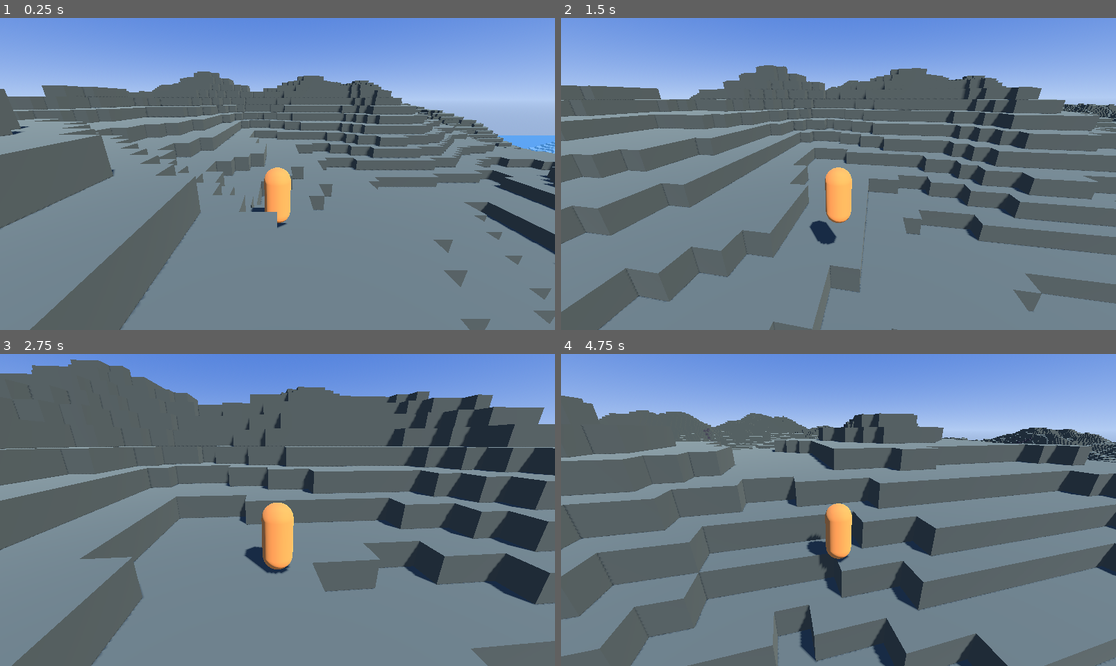
Above: before the commit, frames 1-4 (two rows, left to right).
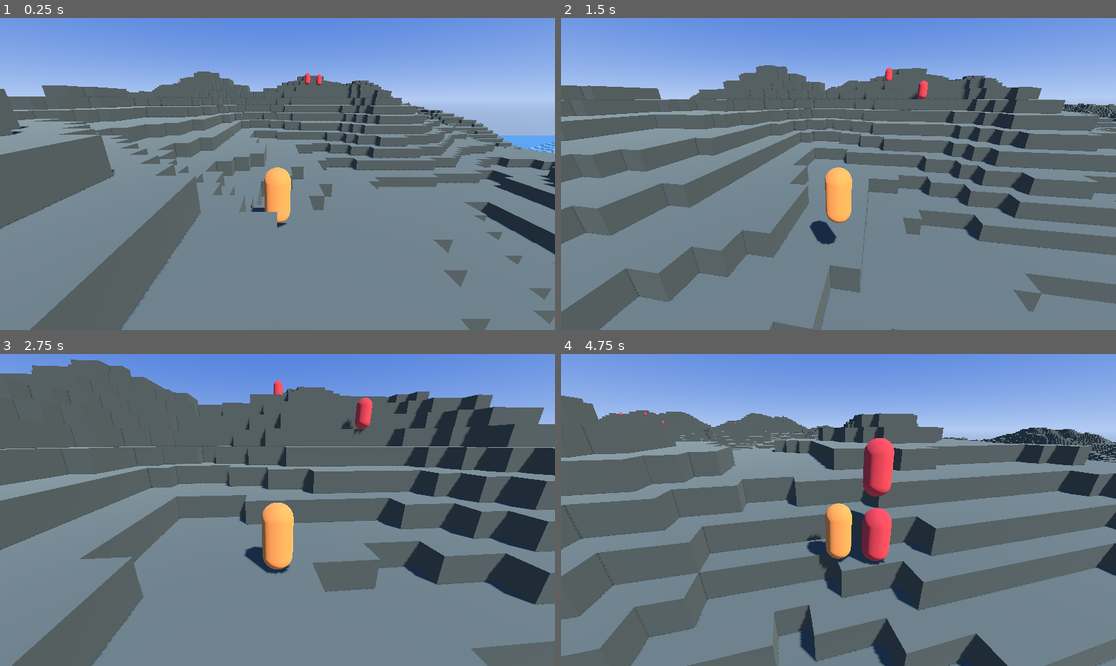
Above: after the commit, the same moments.

Repository: M4jor-Tom/pixlnd.game
Game: Godot game, scene res://game/main.tscn
The game is run twice, just before and just after one commit, with the same random seed, the same clock (stepped at 60 frames per second) and the same inputs.
Inputs (mouse positions are in pixels of both pictures, inside the frame that each line leads up to):
- Up to frame 1 (0.25 s): no input
- Up to frame 2 (1.5 s): move the mouse to (866, 174) at 0.52 s; hold Shift (sprint) 0.53-1.28 s; hold W (move_forward) from 0.53 s (still down); click (866, 174) at 0.6 s; tap Space (jump) at 0.77, 1.07 s; move the mouse to (810, 174) at 1.27 s; tap Shift (sprint) at 1.35 s
- Up to frame 3 (2.75 s): keep holding W (move_forward); tap Space (jump) at 1.52, 1.82 s; tap Mouse wheel up (zoom_in) at 1.55 s; move the mouse to (288, 503) at 2.02 s; hold Mouse wheel up (zoom_in) from 2.03 s (still down); tap Mouse wheel down (zoom_out) at 2.3 s
- Up to frame 4 (4.75 s): move the mouse to (832, 516) at 2.77 s; release Mouse wheel up (zoom_in) at 2.78 s; tap Mouse wheel down (zoom_out) at 2.85 s; click (832, 516) at 2.92 s; tap Space (jump) at 3.02, 3.05, 3.32, 4.52 s; move the mouse to (877, 513) at 3.52 s; hold Space (jump) 3.53-4.28 s; click (877, 513) at 3.8 s; tap Escape (menu) at 4.15 s; move the mouse to (672, 463) at 4.27 s; release W (move_forward) at 4.28 s; hold A (move_left) from 4.28 s (still down); click (672, 463) at 4.35 s; tap Shift (sprint) at 4.55 s

The runs differ from the first frame. In frame 1, less than 0.1% of the frame differs, in the area x 32-74%, y 17-28%; in frame 2, 0.2%; in frame 3, 0.4%; in frame 4, 1.9%, in the area x 10-61%, y 18-68%.

Commit message:
Creature slice: D14 spawns + entity base, creature FSM, per-zone spawner; todo_implement.md
Ontology: design.spawns, enemy-hp formula + power-base, c-roster-ids validator
(wetlands roster listed a family name), land danger tier rolled per land (F4),
hostility notes stripped to the base letter, D14 in §7 and todo_decide.md.
Engine: entities/entity.gd (ontology entity base: hp, level, hostility, shared
step-up; player now extends it), creature.{tscn,gd} idle/wander/chase/return FSM,
world/spawner.gd deterministic per-zone gen-spawns from landscape rosters,
test_creatures.gd headless. docs/ROADMAP/todo_implement.md lists what every
slice postponed.

Co-Authored-By: Claude Fable 5.1 <noreply@anthropic.com>
Claude-Session: https://claude.ai/code/session_016mARefoJyCsNCQbEAkHUSf

Diff:
--- /dev/null
+++ b/game/entities/creature.gd
@@ -0,0 +1,74 @@
+## creature (§3.2) + ai-behavior: a spawned species instance with a 4-state FSM
+## idle → wander → chase (hostile, target inside aggro range) → return (past the leash).
+## `cfg` = design.spawns.ai, injected by the spawner. ponytail: no attacks, aggro table or A* yet
+## (§3.3 combat); capsule placeholder sized by design.spawns.size-by-category until models exist.
+extends "res://game/entities/entity.gd"
+
+enum State { IDLE, WANDER, CHASE, RETURN }
+
+var species: StringName
+var cfg: Dictionary = {}
+var target: Node3D                       # what hostiles chase (the player)
+var home := Vector3.ZERO
+var state := State.IDLE
+var gravity := 32.0
+var _goal := Vector3.ZERO
+var _wait := 0.0
+var _rng := RandomNumberGenerator.new()
+
+func setup(p_species: StringName, p_level: int, p_max_hp: float, p_hostility: StringName, ai: Dictionary, size: float, color: Color, seed: int) -> void:
+	species = p_species; level = p_level; max_hp = p_max_hp; hp = p_max_hp; hostility = p_hostility
+	cfg = ai; _rng.seed = seed
+	$Collision.shape.radius = size * 0.25; $Collision.shape.height = size; $Collision.position.y = size / 2.0
+	$Body.mesh.radius = size * 0.25; $Body.mesh.height = size; $Body.position.y = size / 2.0
+	$Body.material_override = StandardMaterial3D.new(); $Body.material_override.albedo_color = color
+	floor_snap_length = 1.2
+
+func _physics_process(dt: float) -> void:
+	if cfg.is_empty():
+		return
+	velocity.y -= gravity * dt
+	var next := _tick(dt)
+	if next != state:
+		state = next
+		_wait = _rng.randf_range(float(cfg["wander-pause-s"][0]), float(cfg["wander-pause-s"][1]))
+	move_and_slide()
+
+## Returns the state for the next frame; movement intent is applied to velocity.x/z here.
+func _tick(dt: float) -> State:
+	var can_chase := hostility == &"H" and target != null and is_instance_valid(target)
+	var to_target: float = global_position.distance_to(target.global_position) if can_chase else INF
+	match state:
+		State.IDLE:
+			_move(Vector3.ZERO, 0.0)
+			if can_chase and to_target < float(cfg["aggro-range"]):
+				return State.CHASE
+			_wait -= dt
+			if _wait <= 0.0:
+				var r := float(cfg["wander-radius"])
+				_goal = home + Vector3(_rng.randf_range(-r, r), 0, _rng.randf_range(-r, r))
+				return State.WANDER
+		State.WANDER:
+			if can_chase and to_target < float(cfg["aggro-range"]):
+				return State.CHASE
+			if _move(_goal, float(cfg["walk"])):
+				return State.IDLE
+		State.CHASE:
+			if not can_chase or global_position.distance_to(home) > float(cfg["leash"]):
+				return State.RETURN
+			_move(target.global_position, float(cfg["chase"]))
+		State.RETURN:
+			if _move(home, float(cfg["chase"])):
+				return State.IDLE
+	return state
+
+## Steer horizontally toward `goal` at `speed`; true when arrived.
+func _move(goal: Vector3, speed: float) -> bool:
+	var d := goal - global_position; d.y = 0.0
+	if speed <= 0.0 or d.length() < 0.5:
+		velocity.x = 0.0; velocity.z = 0.0
+		return true
+	d = d.normalized() * speed
+	velocity.x = d.x; velocity.z = d.z
+	step_up(Vector3(velocity.x, 0, velocity.z) * get_physics_process_delta_time(), 1.0)
+	return false
--- /dev/null
+++ b/game/entities/creature.tscn
@@ -0,0 +1,16 @@
+[gd_scene load_steps=4 format=3]
+
+[ext_resource type="Script" path="res://game/entities/creature.gd" id="1"]
+
+[sub_resource type="CapsuleShape3D" id="shape"]
+
+[sub_resource type="CapsuleMesh" id="mesh"]
+
+[node name="Creature" type="CharacterBody3D"]
+script = ExtResource("1")
+
+[node name="Collision" type="CollisionShape3D" parent="."]
+shape = SubResource("shape")
+
+[node name="Body" type="MeshInstance3D" parent="."]
+mesh = SubResource("mesh")
--- /dev/null
+++ b/game/entities/entity.gd
@@ -0,0 +1,17 @@
+## entity (§3.2): anything with a position, HP and a body; base of player and creature.
+## Shared kinematics: gravity and the 1-block auto step-up Cube World walks over.
+extends CharacterBody3D
+
+var level := 1
+var max_hp := 100.0
+var hp := 100.0
+var hostility: StringName = &"P"          # H hostile, N neutral, P passive, F friendly
+
+## If the horizontal motion is blocked here but free `step` higher, lift the body; move_and_slide's
+## floor snap sets it down on the ledge.
+func step_up(motion: Vector3, step: float) -> void:
+	if not is_on_floor() or motion.is_zero_approx() or not test_move(global_transform, motion):
+		return
+	var lift := Vector3.UP * (step + 0.05)
+	if not test_move(global_transform.translated(lift), motion):
+		global_position += lift
--- a/game/entities/player.gd
+++ b/game/entities/player.gd
@@ -2,7 +2,7 @@
 ## step-up, stamina (D13). `cfg` = generators.json#design.movement, injected by main.gd: this script
 ## never names OntologyDB so headless tests (no autoloads) can drive it.
 ## ponytail: no climb/dodge/glide/fall damage yet; they arrive with §3.3 combat and the HP resource.
-extends CharacterBody3D
+extends "res://game/entities/entity.gd"
 
 var cfg: Dictionary = {}
 var water_top := -INF                                   # y of the water surface (sea level + 1)
@@ -48,14 +48,5 @@
 		elif velocity.y > 0.0 and not Input.is_action_pressed("jump"):
 			velocity.y = minf(velocity.y, sqrt(2.0 * g * float(jh["tap"])))   # released early: tap height
 	velocity.x = dir.x * speed; velocity.z = dir.z * speed
-	_step_up(Vector3(velocity.x, 0, velocity.z) * dt)
+	step_up(Vector3(velocity.x, 0, velocity.z) * dt, float(cfg["step-up"]))
 	move_and_slide()
-
-## Cube World walks over 1-block ledges: if the horizontal motion is blocked here but free one
-## step higher, lift the body; move_and_slide's floor snap sets it down on the ledge.
-func _step_up(motion: Vector3) -> void:
-	if not is_on_floor() or motion.is_zero_approx() or not test_move(global_transform, motion):
-		return
-	var lift := Vector3.UP * (float(cfg["step-up"]) + 0.05)
-	if not test_move(global_transform.translated(lift), motion):
-		global_position += lift
--- /dev/null
+++ b/game/entities/test_creatures.gd
@@ -0,0 +1,67 @@
+## Headless check of gen-spawns + creature FSM (D14): `godot --headless -s game/entities/test_creatures.gd`.
+extends SceneTree
+
+const Model := preload("res://ontology/model.gd")
+const WorldGen := preload("res://game/world/world_gen.gd")
+const Spawner := preload("res://game/world/spawner.gd")
+
+var _failed := 0
+
+func check(ok: bool, what: String) -> void:
+	if not ok:
+		_failed += 1
+		printerr("  ✗ ", what)
+
+func _init() -> void:
+	var o := Model.Ontology.load_dir("res://ontology/instances")
+	check(o.validate(), "ontology valid")
+	var design: Dictionary = o.configs["generators"]["design"]
+	var spawns: Dictionary = design["spawns"]
+	var rosters: Dictionary = o.configs["creature-families"]["landscape-rosters"]
+	var a := WorldGen.new(26879, design, o.landscapes)
+	var b := WorldGen.new(26879, design, o.landscapes)
+	var groups := 0; var lands_seen := {}; var lvl1_hostile_hp: Array = []
+	for zx in range(-40, 41, 8):
+		for zy in range(-40, 41, 8):
+			var zc := Vector2i(zx * 32, zy * 32)                       # spread over many lands
+			var pa := Spawner.plan(a, zc, spawns, o.creatures, rosters, 1)
+			var pb := Spawner.plan(b, zc, spawns, o.creatures, rosters, 1)
+			check(var_to_str(pa) == var_to_str(pb), "same seed → same spawns at %s" % zc)
+			check(pa.size() <= int(spawns["groups-per-zone"][1]), "≤ max groups per zone")
+			var land = a.land_of_block(zc.x * 64 + 32, zc.y * 64 + 32)
+			lands_seen[land.landscape] = true
+			check(land.danger_tier in ["safe", "normal", "dangerous"], "land has a danger tier")
+			for g in pa:
+				groups += 1
+				check(g["species"] in rosters[land.landscape], "%s is in the %s roster" % [g["species"], land.landscape])
+				var c: Model.Creature = o.creatures[g["species"]]
+				var gs := c.group_size if c.group_size != Vector2i(1, 1) else Vector2i(1, 3)
+				check(g["positions"].size() >= 1 and g["positions"].size() <= gs.y, "group size within %s: %d" % [gs, g["positions"].size()])
+				check(g["level"] >= 1 and g["level"] <= 6, "level in the solo band 1..6: %d" % g["level"])
+				check(g["hostility"] in ["H", "N", "P", "F"], "hostility resolved: %s" % g["hostility"])
+				if g["level"] == 1: lvl1_hostile_hp.append(g["max_hp"])
+	check(groups > 20, "spawns exist: %d groups" % groups)
+	for hpv in lvl1_hostile_hp:
+		check(hpv >= 150.0 and hpv <= 250.0, "level-1 HP calibrated 150–250: %.0f" % hpv)
+	# FSM on a flat floor: a hostile chases a target inside aggro range, a passive one does not
+	var floor := StaticBody3D.new(); var cs := CollisionShape3D.new(); var box := BoxShape3D.new()
+	box.size = Vector3(200, 1, 200); cs.shape = box; floor.add_child(cs); floor.position.y = -0.5
+	root.add_child(floor)
+	var target := Node3D.new(); root.add_child(target); target.position = Vector3(8, 0, 0)
+	var plan_ := [{"species": &"wolf", "level": 1, "hostility": &"H", "max_hp": 200.0, "positions": [Vector3(0, 1, 0)], "seed": 1},
+		{"species": &"sheep", "level": 1, "hostility": &"P", "max_hp": 200.0, "positions": [Vector3(0, 1, 30)], "seed": 2}]
+	var holder := Node3D.new(); root.add_child(holder)
+	var made: Array = Spawner.populate(holder, plan_, spawns, o.creatures, target)
+	var wolf: CharacterBody3D = made[0]; var sheep: CharacterBody3D = made[1]
+	var sheep_start: Vector3 = sheep.position                 # holder is at the origin; not in tree yet
+	for i in 120:
+		await physics_frame
+	check(wolf.state == wolf.State.CHASE, "hostile wolf chases: state %d" % wolf.state)
+	check(wolf.global_position.distance_to(target.global_position) < 3.0, "wolf reached the target: %.1f" % wolf.global_position.distance_to(target.global_position))
+	check(sheep.state != sheep.State.CHASE, "passive sheep never chases")
+	for i in 300:
+		await physics_frame
+	check(sheep.position.distance_to(sheep_start) > 0.5, "sheep wanders: moved %.1f" % sheep.position.distance_to(sheep_start))
+	print("creatures: %d groups over %d landscapes %s" % [groups, lands_seen.size(), lands_seen.keys()])
+	print("creatures ok" if _failed == 0 else "creatures FAILED (%d)" % _failed)
+	quit(0 if _failed == 0 else 1)
--- a/game/main.gd
+++ b/game/main.gd
@@ -7,6 +7,8 @@
 	InputMapBuilder.build(o.configs["keybinds"]["hybrid"])
 	var world := $World; var player := $Player
 	world.target = player
+	world.spawns = OntologyDB.design["spawns"]; world.creatures = o.creatures
+	world.rosters = o.configs["creature-families"]["landscape-rosters"]
 	player.setup(OntologyDB.design["movement"], OntologyDB.design["camera"], o.races["human"].size_class)
 	player.water_top = world.gen.sea_level + 1.0
 	player.ground_ready = world.has_ground
--- /dev/null
+++ b/game/world/spawner.gd
@@ -0,0 +1,63 @@
+## gen-spawns (§6) for the open world: per zone, seeded from (world seed, zone), 0–2 groups of one
+## species from the land's landscape roster (D14). Creatures are children of the zone node, so they
+## despawn with it. Dungeon, settlement and boss spawns come with their own slices.
+extends RefCounted
+
+const CREATURE := preload("res://game/entities/creature.tscn")
+const Model := preload("res://ontology/model.gd")
+
+## Deterministic plan for one zone: [{species, level, hostility, positions: [Vector3]}].
+static func plan(gen, zc: Vector2i, spawns: Dictionary, creatures: Dictionary, rosters: Dictionary, party_level: int) -> Array:
+	var out: Array = []
+	var n: int = gen.terrain["zone-blocks"]
+	var land = gen.land_of_block(zc.x * n + n / 2, zc.y * n + n / 2)
+	var roster: Array = rosters.get(land.landscape, [])
+	var skip: Array = spawns["skip-categories"]
+	var pool: Array = roster.filter(func(id: String) -> bool:
+		return creatures.has(id) and not (Model.CreatureCategory.keys()[creatures[id].category].to_lower().replace("_", "-") in skip))
+	if pool.is_empty():
+		return out
+	var rng := RandomNumberGenerator.new()
+	rng.seed = hash(Vector3i(gen.world_seed, zc.x, zc.y)) ^ hash("spawns")
+	for g in rng.randi_range(int(spawns["groups-per-zone"][0]), int(spawns["groups-per-zone"][1])):
+		var c: Model.Creature = creatures[pool[rng.randi() % pool.size()]]
+		var size := c.group_size if c.group_size != Vector2i(1, 1) else Vector2i(int(spawns["default-group"][0]), int(spawns["default-group"][1]))
+		var count := rng.randi_range(size.x, size.y)
+		var cx := zc.x * n + rng.randi_range(4, n - 5); var cy := zc.y * n + rng.randi_range(4, n - 5)
+		var h: StringName = c.hostility
+		if h == &"V":
+			h = &"H" if rng.randf() < float(spawns["variable-hostility"]["H"]) else &"N"
+		var positions: Array = []
+		var spread := int(spawns["group-spread"])
+		for i in count:
+			var x := cx + rng.randi_range(-spread, spread); var y := cy + rng.randi_range(-spread, spread)
+			var ground: int = gen.height_at(x, y)
+			var in_water: bool = ground < gen.sea_level
+			if in_water != (c.category == Model.CreatureCategory.AQUATIC) and spawns["aquatic-only-in-water"]:
+				continue
+			positions.append(Vector3(x + 0.5, (gen.sea_level if in_water else ground) + 1.0, y + 0.5))
+		if positions.is_empty():
+			continue
+		var lvl: int = gen.creature_level(land, party_level, party_level, rng)
+		var pb := rng.randf_range(float(gen.enemy_hp["power-base"][0]), float(gen.enemy_hp["power-base"][1]))
+		var max_hp := Model.stat_curve(lvl, 0) * 200.0 * pow(2.0, pb * 0.25)      # design.enemy-hp.formula
+		out.append({"species": StringName(c.id), "level": lvl, "hostility": h, "max_hp": max_hp, "positions": positions, "seed": rng.randi()})
+	return out
+
+## Instantiate a plan under `parent` (the zone node). Returns the creatures.
+static func populate(parent: Node3D, plan_: Array, spawns: Dictionary, creatures: Dictionary, target: Node3D) -> Array:
+	var made: Array = []
+	for g in plan_:
+		var c: Model.Creature = creatures[g["species"]]
+		var cat: String = Model.CreatureCategory.keys()[c.category].to_lower().replace("_", "-")
+		var size := float(spawns["size-by-category"].get(cat, 1.0))
+		var color := Color(spawns["hostility-colors"].get(g["hostility"], "#e6e6e6"))
+		for i in g["positions"].size():
+			var m: CharacterBody3D = CREATURE.instantiate()
+			m.position = g["positions"][i] - parent.position          # zone nodes sit at the zone origin, unrotated
+			m.home = g["positions"][i]
+			parent.add_child(m)
+			m.target = target
+			m.setup(g["species"], g["level"], g["max_hp"], g["hostility"], spawns["ai"], size, color, g["seed"] + i)
+			made.append(m)
+	return made
--- a/game/world/world.gd
+++ b/game/world/world.gd
@@ -3,12 +3,16 @@
 
 const WorldGen := preload("res://game/world/world_gen.gd")
 const ZoneMesh := preload("res://game/world/zone_mesh.gd")
+const Spawner := preload("res://game/world/spawner.gd")
 
 @export var world_seed := 0             # 0 → design.terrain.seed-default (alpha server.cfg default)
 var target: Node3D                      # set by main.gd: camera for now, the player-character once §3.2 lands
 
 var gen: WorldGen
-var zones := {}                         # Vector2i → MeshInstance3D
+var zones := {}                         # Vector2i → MeshInstance3D (creatures are its children)
+var spawns: Dictionary = {}             # design.spawns; empty = no creatures
+var creatures := {}                     # OntologyDB.data.creatures
+var rosters := {}                       # creature-families.json#landscape-rosters
 var _zone_blocks: int
 var _view: int
 var _land_mat := StandardMaterial3D.new()
@@ -57,6 +61,9 @@
 	body.add_child(cs); mi.add_child(body)
 	add_child(mi)
 	zones[zc] = mi
+	if not spawns.is_empty():
+		var lvl: int = target.get("level") if target != null and target.get("level") != null else 1
+		Spawner.populate(mi, Spawner.plan(gen, zc, spawns, creatures, rosters, lvl), spawns, creatures, target)
 
 ## True once the zone under `pos` is built (the player waits for it instead of falling through).
 func has_ground(pos: Vector3) -> bool:
--- a/game/world/world_gen.gd
+++ b/game/world/world_gen.gd
@@ -15,6 +15,7 @@
 	var surface: StringName
 	var top: Color
 	var cliff: Color
+	var danger_tier: StringName        # F4: safe / normal / dangerous, rolled once per land
 
 const FIELD_NAMES := ["temp", "humidity", "continent", "relief", "roll"]
 
@@ -22,6 +23,8 @@
 var terrain: Dictionary             # design.terrain
 var climate: Dictionary             # design.climate
 var names: Dictionary               # design.names
+var enemy_level: Dictionary         # design.enemy-level (F4)
+var enemy_hp: Dictionary            # design.enemy-hp (D14)
 var landscapes := {}                # id → Model.Landscape, only those with a `gen` block (hybrid)
 var land_blocks: int
 var sea_level: int
@@ -37,6 +40,7 @@
 func _init(p_seed: int, design: Dictionary, p_landscapes: Dictionary) -> void:
 	world_seed = p_seed
 	terrain = design["terrain"]; climate = design["climate"]; names = design["names"]
+	enemy_level = design["enemy-level"]; enemy_hp = design["enemy-hp"]
 	land_blocks = int(terrain["land-blocks"]); sea_level = int(terrain["sea-level"])
 	for id in p_landscapes:
 		if not p_landscapes[id].gen.is_empty():
@@ -91,8 +95,26 @@
 	l.relief = float(g["relief"]); l.base = float(g["base"]); l.surface = StringName(g["surface"])
 	l.top = Color(g["top"]); l.cliff = Color(g["cliff"])
 	l.name = _land_name(rng, l.landscape)
+	l.danger_tier = _roll_tier(rng)
 	_lands[lc] = l
 	return l
+
+## Weighted roll over design.enemy-level.tier-weights.
+func _roll_tier(rng: RandomNumberGenerator) -> StringName:
+	var weights: Dictionary = enemy_level["tier-weights"]
+	var r := rng.randf(); var acc := 0.0
+	for tier in weights:
+		acc += float(weights[tier])
+		if r <= acc:
+			return StringName(tier)
+	return StringName(weights.keys()[-1])
+
+## Creature level in this land for a party level band (solo: own level). design.enemy-level.
+func creature_level(land: Land, party_min: int, party_max: int, rng: RandomNumberGenerator) -> int:
+	var lo := maxi(1, party_min - int(enemy_level["below"]))
+	var hi := party_max + int(enemy_level["above"])
+	var t := float(enemy_level["danger-tiers"][land.danger_tier])
+	return clampi(roundi(lerpf(lo, hi, t)) + rng.randi_range(-1, 1), lo, hi)
 
 func land_of_block(x: int, y: int) -> Land:
 	return land_at(Vector2i(floori(float(x) / land_blocks), floori(float(y) / land_blocks)))
--- a/ontology/instances/creature-families.json
+++ b/ontology/instances/creature-families.json
@@ -30,7 +30,7 @@
     "lava-lands":  ["minotaur", "devourer", "hell-demon", "ember-golem", "imp", "fire-beetle", "earth-caterpillar", "demon-marauder", "vampire", "flying-eye", "bloodaxe-orc"],
     "deadlands":   ["skeleton", "skeleton-knight", "skeleton-horse", "skeleton-dog", "skull-slater", "wraith", "frightener", "zombie", "flying-eye", "vampire", "dark-troll", "monstrosity", "dark-cultist", "dark-jester", "werewolf"],
     "dark-woods":  ["skull-slater", "wraith", "frightener", "zombie", "flying-eye", "vampire", "skeleton", "werewolf", "demon-marauder"],
-    "wetlands":    ["mosquito", "fly", "insect-guard", "slimes", "frog", "mermaid", "midge", "bloomling"],
+    "wetlands":    ["mosquito", "fly", "insect-guard", "green-slime", "blue-slime", "pink-slime", "yellow-slime", "frog", "mermaid", "midge", "bloomling"],
     "oceans":      ["piranha", "maw-fish", "shark", "seahorse", "mermaid", "sea-crab", "lantern-fish", "sapphire-fish", "lemon-fish", "blowfish", "seagull", "crocodile", "spitter", "saurian"],
     "savannahs":   ["lion", "camel", "nomad", "djinn", "sand-horror", "habanero", "chiling", "earth-caterpillar", "alpha-dog"],
     "mountains":   ["snail", "caterpillar", "earth-caterpillar", "cyclops", "rockling", "biter", "bat"],
--- a/ontology/instances/generators.json
+++ b/ontology/instances/generators.json
@@ -38,7 +38,7 @@
     "prices": {"buy": "base[item-type] * item-level * rarity-mult (copper)", "sell": 0.25, "rarity-mult": {"common": 1, …(235 unchanged characters)…
     "artifact": {"first": 0.05, "decay": 0.9, "floor": 0.01, "stats": "one traversal stat + attack + max-hp, all with this rule"},
     "stack-cap": null,
-    "enemy-hp": {"rule": "stats.json#alpha-character-formula …(97 unchanged characters)… on": "white mob at level 1 → 150–250 HP"},
+    "enemy-hp": {"rule": "stats.json#alpha-character-formula …(97 unchanged characters)… on": "white mob at level 1 → 150–250 HP", "formula": "base-hp(lvl) * 200 * 2^(power-base * 0.25) * family-mult  (D14: the 200 is the NPC max-hp multiplier the sources never state)", "power-base": [-1.5, 1.25]},
     "circle-of-power": {"attack": 0.10, "max-hp": 0.10},
     "block-reward": "mp (D11: a successful block adds MP, the same bar special attacks spend)",
     "regeneration": "stamina (D11: the Regeneration stat only regens stamina; HP regen comes from food, potions, bedroll)",
@@ -49,7 +49,8 @@
     "climate": {"_doc": "D12: gen-climate numbers. Three seeded fields sampled once per land centre, normalised 0..1: t …(704 unchanged characters)…
     "names": {"_doc": "D12: gen-name land rule. name = 2-3 syllables, capitalised, + suffix by landscape (generators.js …(517 unchanged characters)…
     "movement": {"_doc": "D13 (2026-09-08): player-character movement numbers, blocks and seconds; sources only say swi …(515 unchanged characters)…
-    "camera": {"_doc": "D13: third-person orbit, wheel zoom; distance 0 = first person (D9).", "distance": {"min": 0.0, "max": 12.0, "default": 6.0, "step": 1.0}, "pitch-deg": [-80, 60], "sensitivity": 0.003, "eye-height-factor": 0.9, "shoulder-offset": 0.0}
+    "camera": {"_doc": "D13: third-person orbit, wheel zoom; distance 0 = first person (D9).", "distance": {"min": 0.0, "max": 12.0, "default": 6.0, "step": 1.0}, "pitch-deg": [-80, 60], "sensitivity": 0.003, "eye-height-factor": 0.9, "shoulder-offset": 0.0},
+    "spawns": {"_doc": "D14 (2026-09-08): gen-spawns numbers for the open world (dungeon and settlement spawns later). Rolled per 64² zone from (world seed, zone). Tune in play.", "groups-per-zone": [0, 2], "default-group": [1, 3], "group-spread": 4, "roster": "creature-families.json#landscape-rosters[land.landscape]; creatures.json group = group size", "skip-categories": ["static-target", "unused", "boss-species"], "aquatic-only-in-water": true, "variable-hostility": {"H": 0.5, "N": 0.5}, "ai": {"_doc": "FSM idle → wander → chase (hostile, target in aggro range) → return (past leash)", "aggro-range": 12, "leash": 30, "wander-radius": 8, "wander-pause-s": [1, 4], "walk": 3.0, "chase": 6.5}, "size-by-category": {"animal": 1.0, "insect": 0.5, "aquatic": 0.8, "plant-creature": 1.0, "monster": 1.8, "undead": 1.7, "demon": 2.2, "elemental": 2.0, "humanoid": 1.8}, "hostility-colors": {"H": "#c83232", "N": "#40b040", "P": "#e6e6e6", "F": "#3070e0"}}
   },
   "network-alpha": {"port": 12345, "protocol": "TCP", "client-version": 3, "tick-hz": 50, "compression": "zlib", "autho …(771 unchanged characters)…
 }
--- a/ontology/model.gd
+++ b/ontology/model.gd
@@ -273,7 +273,7 @@
 						"humanoid": CreatureCategory.HUMANOID, "boss-species": CreatureCategory.BOSS_SPECIES,
 						"static-target": CreatureCategory.STATIC_TARGET
 						}.get(str(data[id].get("cat", "unused")), CreatureCategory.UNUSED)
-					c.hostility = StringName(str(data[id].get("h", "P")))
+					c.hostility = StringName(str(data[id].get("h", "P")).left(1))    # "P (rarely H)" → base letter
 					c.lands.assign(data[id].get("lands", []))
 					var g: Variant = data[id].get("group")
 					if g is Array and g.size() == 2: c.group_size = Vector2i(int(g[0]), int(g[1]))
@@ -360,6 +360,10 @@
 		for dict in [races, classes, specs, abilities, weapon_types, materials, creatures, landscapes, consumables, key_items]:
 			for id in dict:                                                 # c-versions-nonempty
 				if (dict[id] as Entry).versions.is_empty(): errors.append("%s has no version tag" % id)
+		var rosters: Dictionary = configs.get("creature-families", {}).get("landscape-rosters", {})
+		for land in rosters:                                                # c-roster-ids
+			for cid in rosters[land]:
+				if not creatures.has(cid): errors.append("roster %s: unknown creature %s" % [land, cid])
 		var defaults := rulesets.values().filter(func(r: Ruleset) -> bool: return r.is_default)
 		if defaults.size() != 1: errors.append("exactly one ruleset must be default (found %d)" % defaults.size())
 		return errors.size() == n
Not shown, changed: docs/ROADMAP/README.md
Not shown, changed: docs/ROADMAP/todo_decide.md
Not shown, added: docs/ROADMAP/todo_implement.md
Not shown, changed: game/README.md
Not shown, changed: ontology/README.md
Not shown, changed: ontology/domain.md
